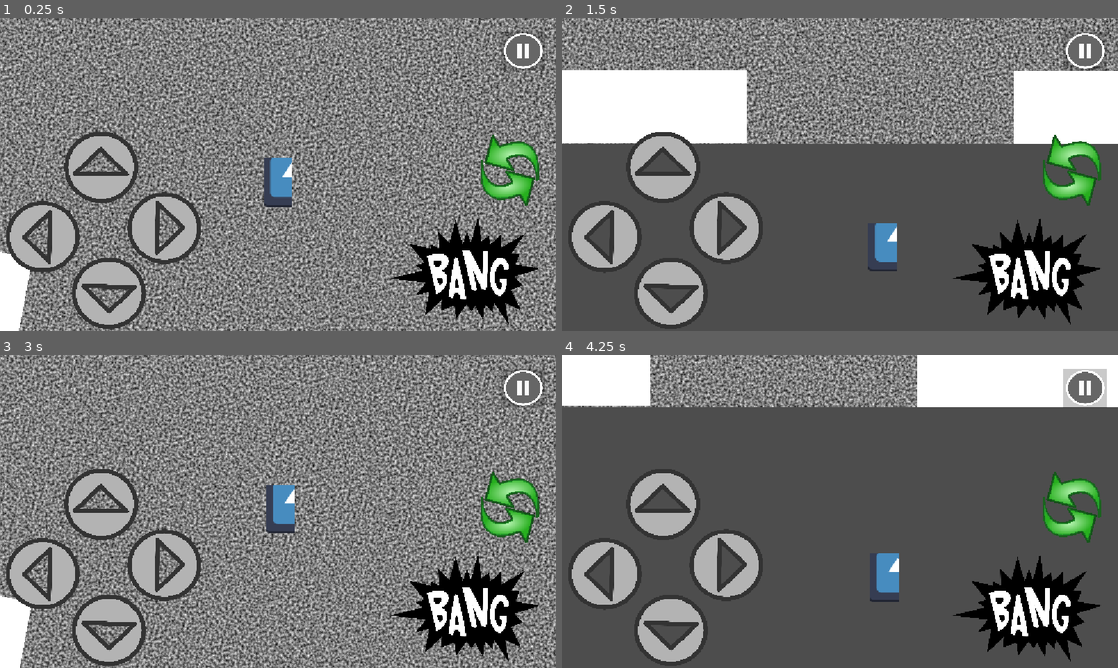
Above: before the commit, frames 1-4 (two rows, left to right).
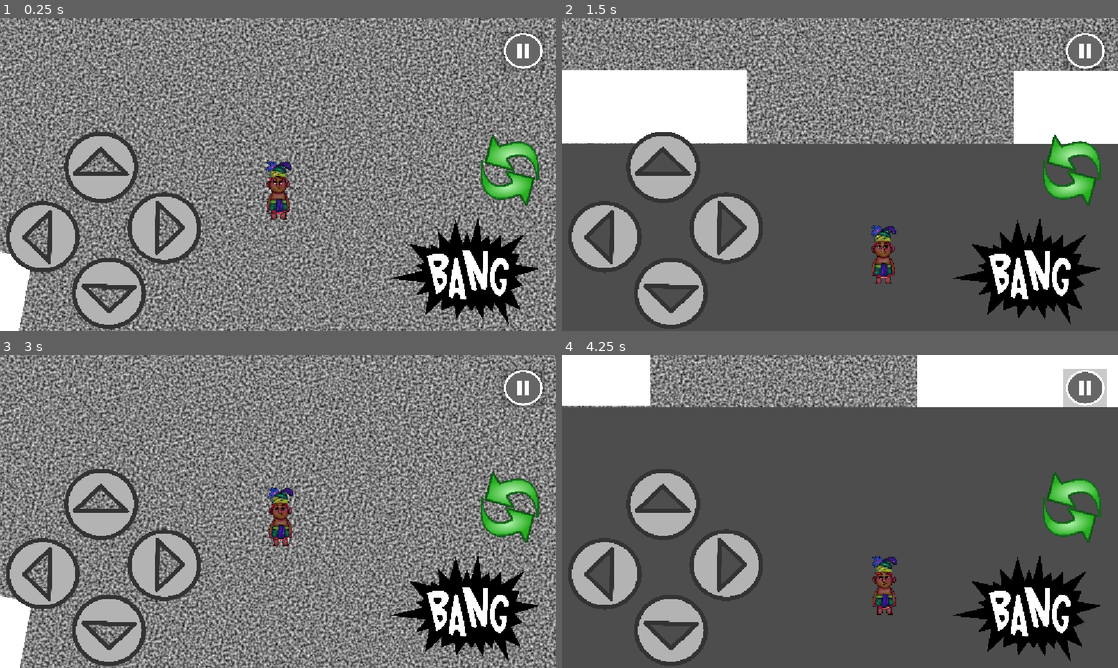
Above: after the commit, the same moments.

Repository: Kevincamelo5/Sacbe
Game: Godot game, scene res://mapa/pruebas.tscn
Same seed, same stepped clock (60 frames per second), same inputs: the game is played once before the commit and once after it. This scene is started directly instead of the project's main scene. The engine's default icon, where the game draws it, is replaced by a stand-in: a white triangle on a blue panel in a dark square.
Inputs (mouse positions are in pixels of both pictures, inside the frame that each line leads up to):
- Up to frame 1 (0.25 s): no input
- Up to frame 2 (1.5 s): tap Enter at 0.5 s; move the mouse to (962, 158) at 0.52 s; hold S (agacharse) 0.53-1.28 s; hold D (derecha) from 0.53 s (still down); click (962, 158) at 0.67 s; tap W (saltar) at 0.77 s; move the mouse to (728, 190) at 1.27 s; tap Tab (cambiar_objeto) at 1.35 s
- Up to frame 3 (3 s): tap W (saltar) at 1.52 s; move the mouse to (333, 442) at 2.02 s; release D (derecha) at 2.03 s; hold A (izquierda) 2.03-2.78 s; hold F (usar_objeto) 2.03-2.78 s; tap Space at 2.75 s; move the mouse to (250, 574) at 2.77 s; hold D (derecha) from 2.78 s (still down); tap R at 2.85 s; click (250, 574) at 2.92 s
- Up to frame 4 (4.25 s): keep holding D (derecha); tap W (saltar) at 3.02, 3.77 s; move the mouse to (1006, 558) at 3.52 s; hold S (agacharse) from 3.53 s (still down)

The runs differ from the first frame. In frame 1, 0.9% of the frame differs, in the area x 47-53%, y 44-65%; in frame 2, 0.8%; in frame 3, 0.9%; in frame 4, 0.8%.

Commit message:
agregacion de imagenes
se creo una pantalla de error para niveles inexistentes y se agrego la imagen del personaje principal

Diff:
--- a/Cinematica inicial.tscn
+++ b/Cinematica inicial.tscn
@@ -29,3 +29,15 @@
 grow_vertical = 2
 stream = ExtResource("2_yff8i")
 metadata/_edit_group_ = true
+
+[node name="Button" type="Button" parent="."]
+layout_mode = 0
+anchor_left = 0.9340278
+anchor_top = 0.6589506
+anchor_right = 0.9852431
+anchor_bottom = 0.70679015
+offset_bottom = -3.0517578e-05
+text = "Skip>>"
+metadata/_edit_use_anchors_ = true
+
+[connection signal="pressed" from="Button" to="." method="_on_button_pressed"]
--- a/control.gd
+++ b/control.gd
@@ -27,3 +27,7 @@
 
 func cambiar_a_juego():
 	get_tree().change_scene_to_file("res://mapa/pruebas.tscn")
+
+
+func _on_button_pressed() -> void:
+	get_tree().change_scene_to_file("res://mapa/pruebas.tscn")
--- a/entidad/jugador/jugador.tscn
+++ b/entidad/jugador/jugador.tscn
@@ -1,12 +1,7 @@
-[gd_scene load_steps=6 format=3 uid="uid://caokkywjfo4gv"]
+[gd_scene load_steps=5 format=3 uid="uid://caokkywjfo4gv"]
 
-[ext_resource type="Texture2D" uid="uid://beboyb012tlc5" path="res://icon.svg" id="1_0bpo2"]
 [ext_resource type="Script" uid="uid://b6oh18grdhan5" path="res://entidad/jugador/jugador.gd" id="1_bgsqy"]
-
-[sub_resource type="AtlasTexture" id="AtlasTexture_71ocg"]
-atlas = ExtResource("1_0bpo2")
-region = Rect2(5.595, 26.952, 60, 101)
-margin = Rect2(0, 0, 0, 27.56)
+[ext_resource type="Texture2D" uid="uid://bssyoiioal130" path="res://global/elementos/personaje/Quitzal/(512) Quitzal masculino v2 frentre.png" id="2_5flym"]
 
 [sub_resource type="CapsuleShape2D" id="CapsuleShape2D_bgsqy"]
 radius = 50.0
@@ -21,7 +16,9 @@
 script = ExtResource("1_bgsqy")
 
 [node name="Sprite2D" type="Sprite2D" parent="."]
-texture = SubResource("AtlasTexture_71ocg")
+position = Vector2(1.2950158, 2.375002)
+scale = Vector2(0.22150382, 0.24072267)
+texture = ExtResource("2_5flym")
 
 [node name="AnimationPlayer" type="AnimationPlayer" parent="Sprite2D"]
 
--- /dev/null
+++ b/mapa/enConstrucci[on.tscn
@@ -0,0 +1,43 @@
+[gd_scene load_steps=3 format=3 uid="uid://dj20pti0is7s5"]
+
+[ext_resource type="Script" uid="uid://c0a1xwfv3g6xv" path="res://mapa/en_construccion.gd" id="1_oommh"]
+[ext_resource type="Texture2D" uid="uid://0sqdfngoslei" path="res://global/elementos/fondos/nivelEnConstruccion.jpg" id="1_pi3k2"]
+
+[node name="Control" type="Control"]
+layout_mode = 3
+anchors_preset = 15
+anchor_right = 1.0
+anchor_bottom = 1.0
+grow_horizontal = 2
+grow_vertical = 2
+script = ExtResource("1_oommh")
+
+[node name="ColorRect" type="ColorRect" parent="."]
+layout_mode = 1
+anchors_preset = 15
+anchor_right = 1.0
+anchor_bottom = 1.0
+grow_horizontal = 2
+grow_vertical = 2
+
+[node name="TextureRect" type="TextureRect" parent="."]
+layout_mode = 1
+anchors_preset = 15
+anchor_right = 1.0
+anchor_bottom = 1.0
+grow_horizontal = 2
+grow_vertical = 2
+texture = ExtResource("1_pi3k2")
+expand_mode = 1
+
+[node name="Button" type="Button" parent="."]
+layout_mode = 1
+anchors_preset = -1
+anchor_left = 0.4296875
+anchor_top = 0.055555556
+anchor_right = 0.5373264
+anchor_bottom = 0.10339506
+text = "Menú Principal"
+metadata/_edit_use_anchors_ = true
+
+[connection signal="pressed" from="Button" to="." method="_on_button_pressed"]
--- /dev/null
+++ b/mapa/en_construccion.gd
@@ -0,0 +1,5 @@
+extends Control
+
+
+func _on_button_pressed() -> void:
+	get_tree().change_scene_to_file("res://mapa/Menu/menu_principal.tscn")
Binary file added: entidad/jugador/(512) Quitzal masculino v2 frentre.png
Not shown, added: entidad/jugador/(512) Quitzal masculino v2 frentre.png.import
Binary file added: global/elementos/fondos/nivelEnConstruccion.jpg
Not shown, added: global/elementos/fondos/nivelEnConstruccion.jpg.import
Binary file added: global/elementos/personaje/Quitzal/(512) Quitzal masculino v2 frentre.png
Not shown, added: global/elementos/personaje/Quitzal/(512) Quitzal masculino v2 frentre.png.import
Not shown, added: mapa/en_construccion.gd.uid
Binary file added: mapa/nivelEnConstruccion.jpg
Not shown, added: mapa/nivelEnConstruccion.jpg.import
